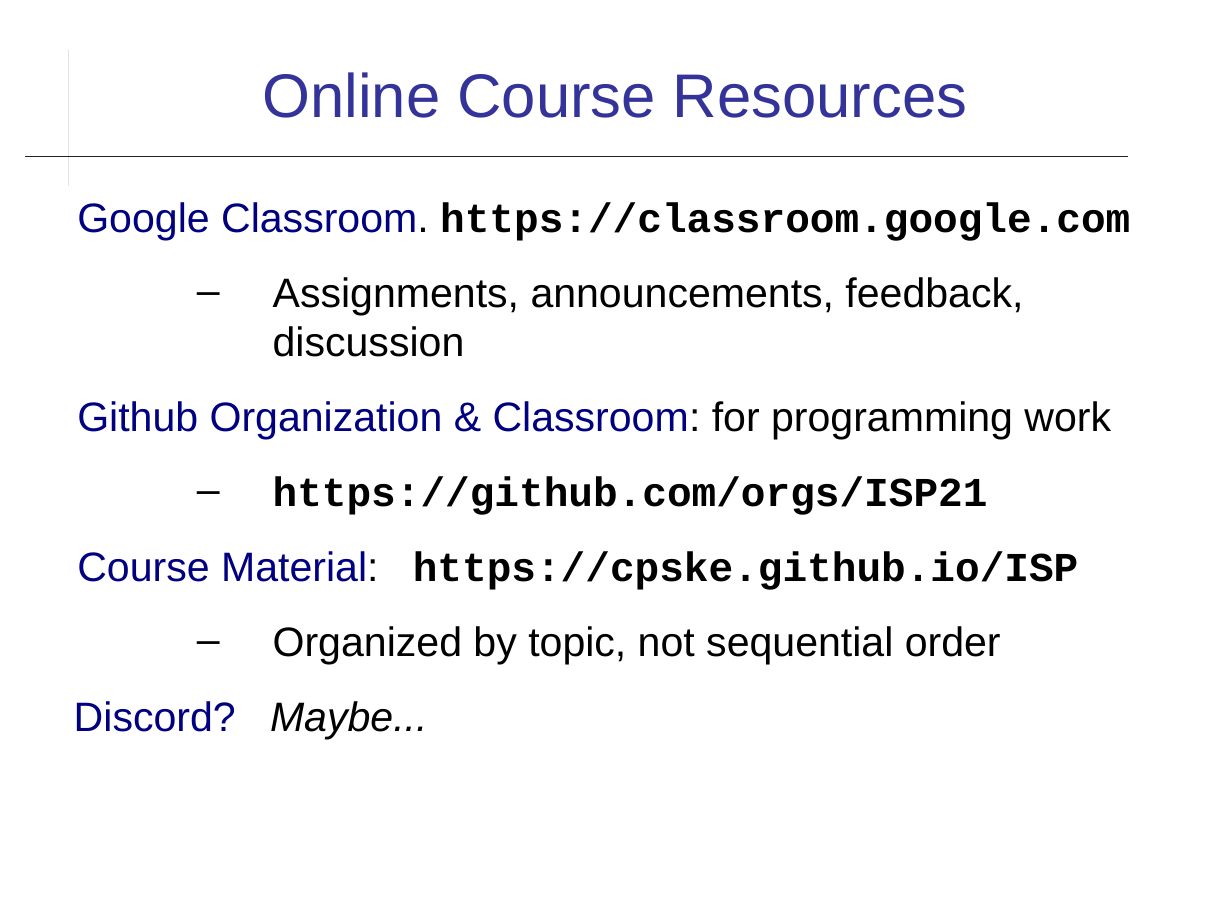
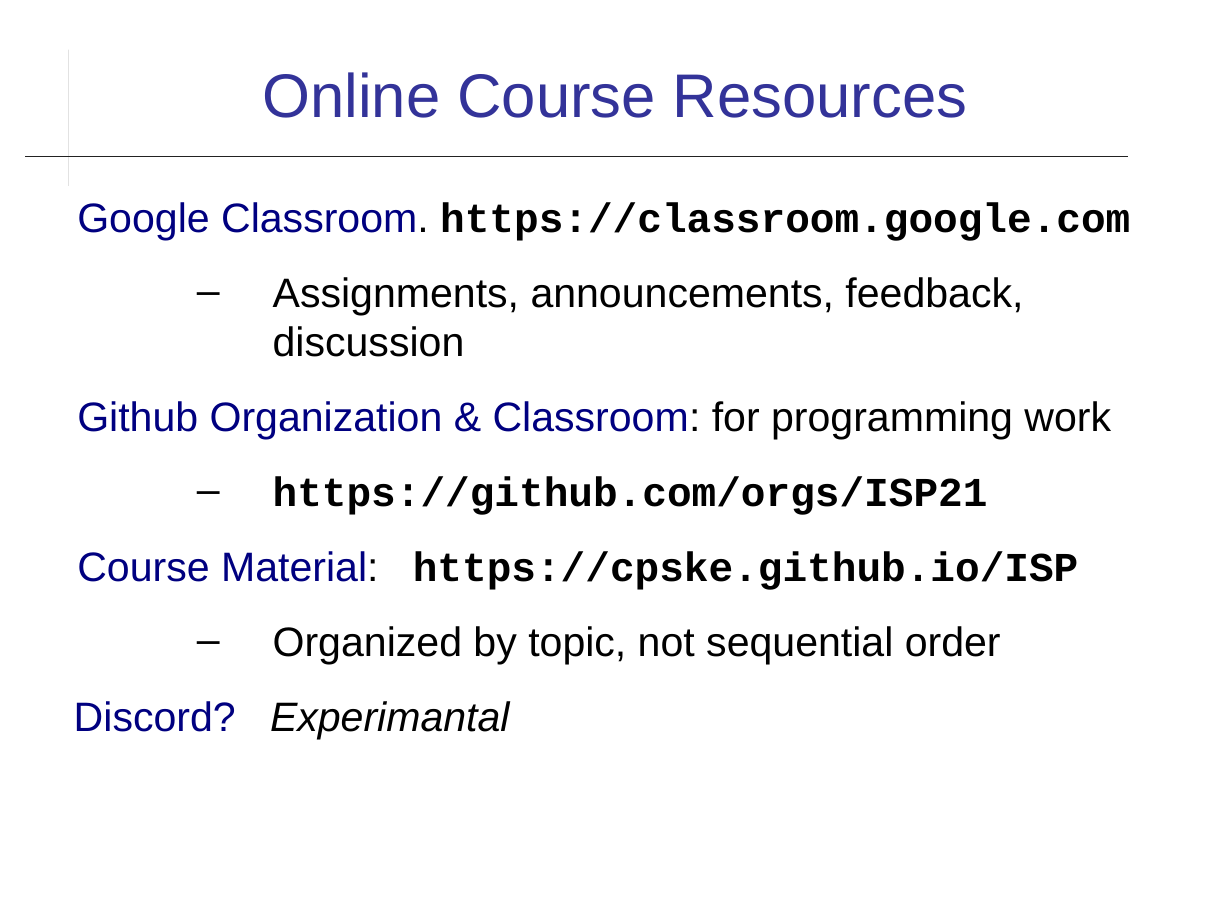
Before and after one commit to cpske/ISP, a slide deck: slide 16 of introduction/Introduction-to-Course.odp. Drawn at 1232x924 pixels with LibreOffice and Linux fonts; fonts in the diff are those of the drawing. Boxes give left, top, right and bottom in pixels: in the first picture for what was removed or moved away, otherwise in the second. Text is boxed around its words. In the diff, an @@ line names an element or a change of style, - is before the commit and + after.

Commit message:
improve intro slides and text

```diff
--- a/introduction/Introduction-to-Course.odp
+++ b/introduction/Introduction-to-Course.odp
@@ text at <box>74,701,510,739</box>: text changed; text colour #000080 to #000000; italic on @@
-Discord? Maybe...
+Discord? Experimantal
```
Also in this commit, not shown: 3 other slides changed, 3 other files.
